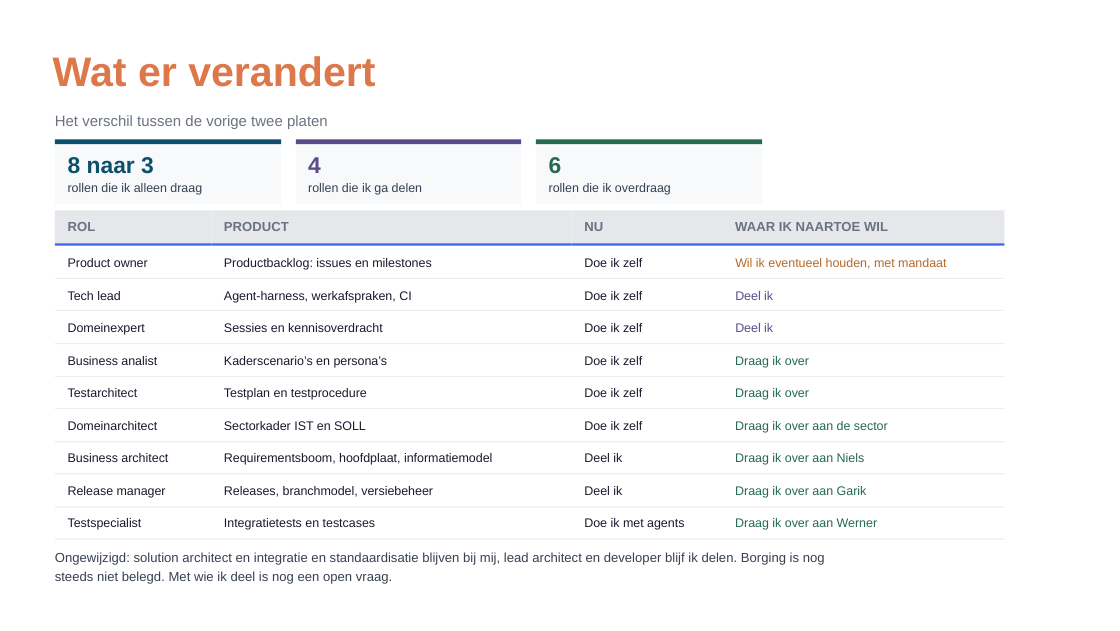
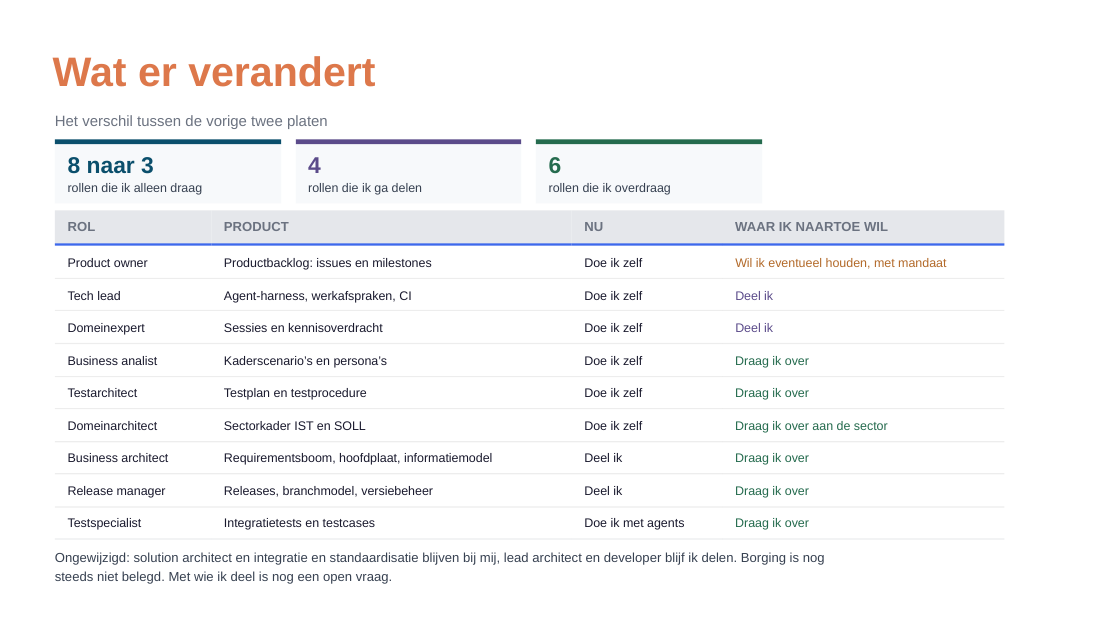
Before and after one commit to Npuls-OKx/meta, a slide deck: slide 14 of presentaties/export/260903_rollen/260903_rollen.pptx. Drawn at 1120x631 pixels with LibreOffice and Linux fonts; fonts in the diff are those of the drawing; background and template pictures are left out. Boxes give left, top, right and bottom in pixels: in the first picture for what was removed or moved away, otherwise in the second. Text is boxed around its words. In the diff, an @@ line names an element or a change of style, - is before the commit and + after.

```diff
--- a/presentaties/export/260903_rollen/260903_rollen.pptx
+++ b/presentaties/export/260903_rollen/260903_rollen.pptx
@@ text at bbox=[735, 453, 809, 465]: text changed @@
-Draag ik over aan Niels
+Draag ik over
@@ text at bbox=[735, 486, 809, 498]: text changed @@
-Draag ik over aan Garik
+Draag ik over
@@ text at bbox=[735, 518, 809, 530]: text changed @@
-Draag ik over aan Werner
+Draag ik over
```
Also in this commit, not shown: 2 other files.
